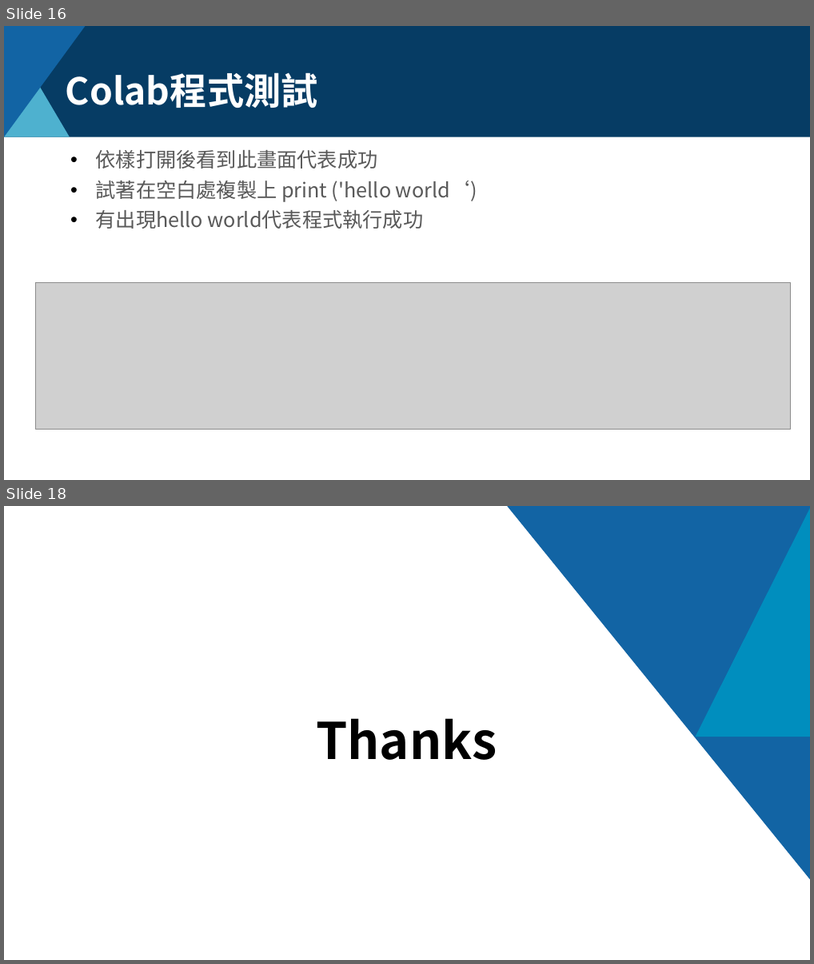
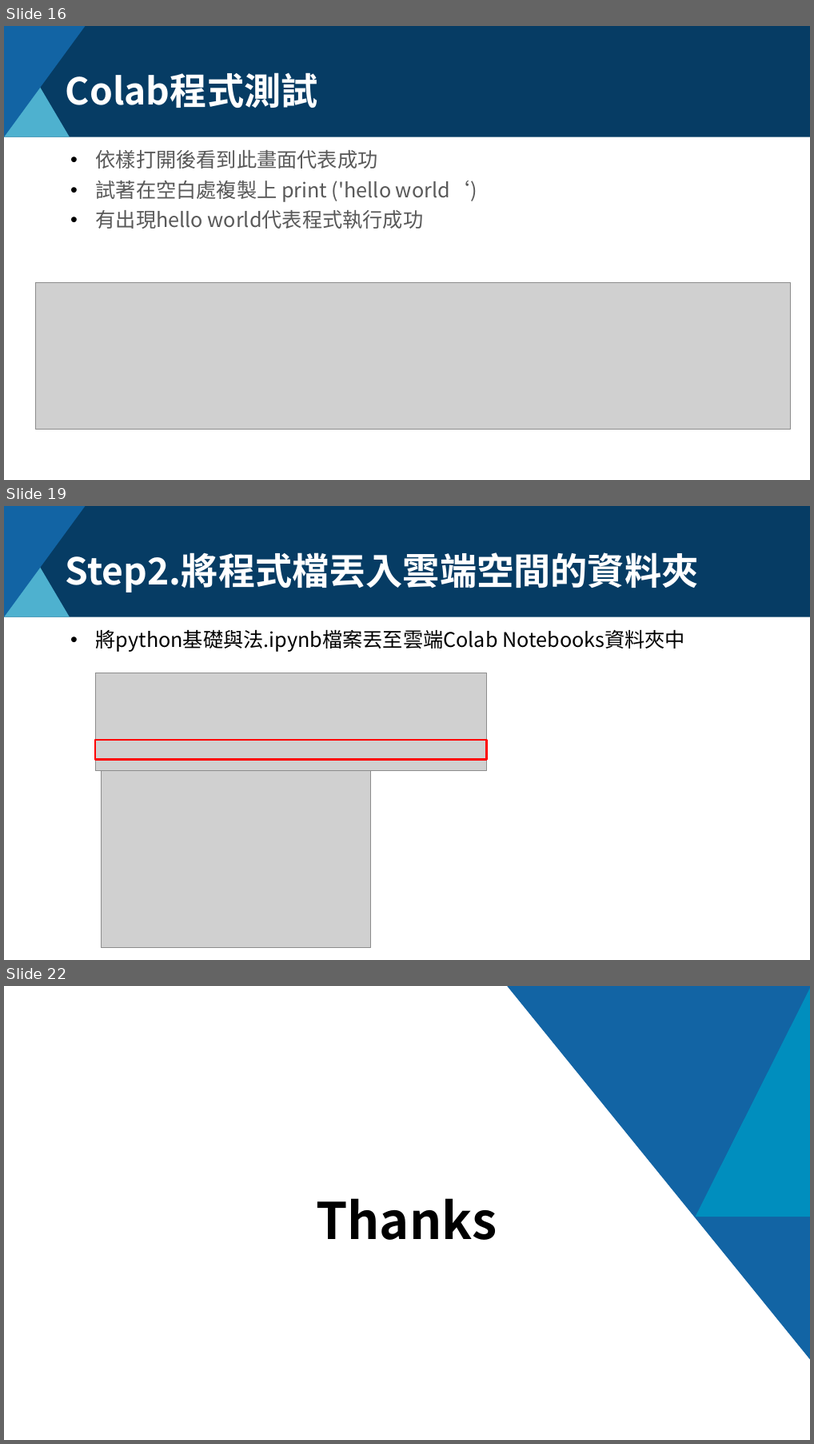
Before and after one commit to KevinChuo/AI_Training_Program, a slide deck: Preview教學/Colab教學.pptx. Shown one above the other, each under a label of ours: slides 16 and 18 before the commit, slides 16, 19 and 22 after it; the slides between them are not shown. The pictures are 814x964 and 814x1444 pixels, drawn with LibreOffice and Linux fonts; fonts in the diff are those of the drawing; grey boxes stand for pictures; background and template pictures are left out. Boxes give left, top, right and bottom in pixels: in the first picture for what was removed or moved away, otherwise in the second. Text is boxed around its words. In the diff, an @@ line names an element or a change of style, - is before the commit and + after.

```diff
--- a/Preview教學/Colab教學.pptx
+++ b/Preview教學/Colab教學.pptx
@@ slide 19 added at [4, 506, 810, 960], background #FFFFFF; not listed: 3 template elements that a slide beside it also shows @@
@@ title added at [66, 552, 699, 592], 44 pt, text #FFFFFF, bold @@
+Step2.將程式檔丟入雲端空間的資料夾
@@ text added at [96, 629, 686, 652], 24 pt, text #000000 @@
+• 將python基礎與法.ipynb檔案丟至雲端Colab Notebooks資料夾中
@@ picture added at [95, 673, 486, 770] @@
@@ rectangle added at [95, 740, 486, 759], outline #FF0000 2.25 pt @@
@@ picture added at [102, 770, 371, 947] @@
@@ what was slide 18 is now slide 22 @@
```
Also in this commit, not shown: 1 slide changed, 4 other slides added, 1 slide removed, 6 other files.
